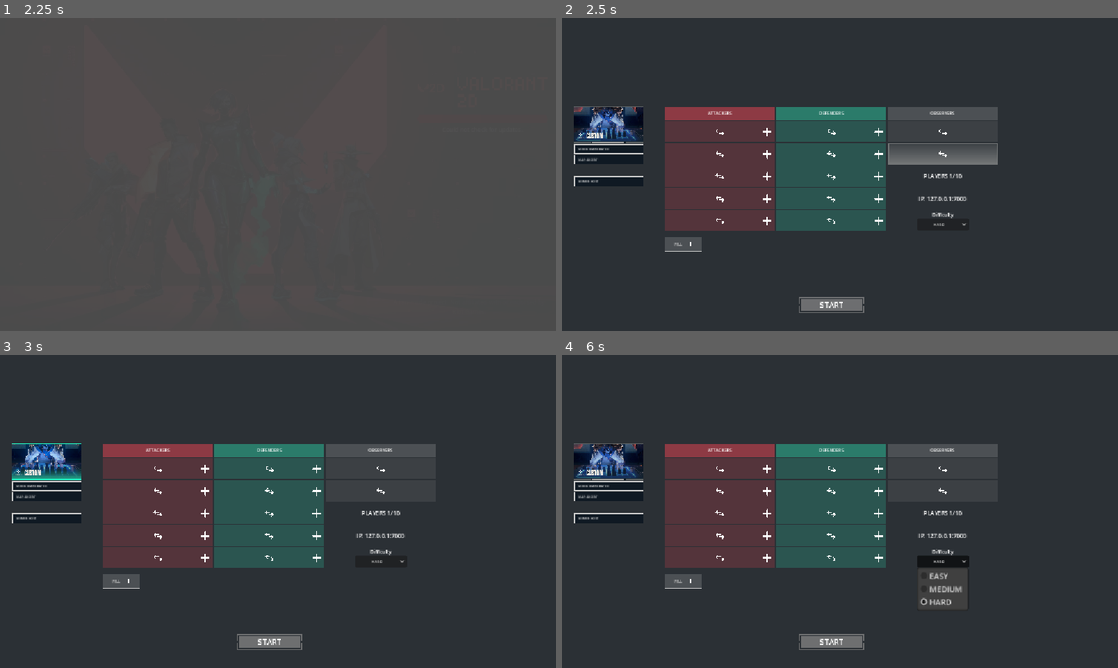
Above: before the commit, frames 1-4 (two rows, left to right).
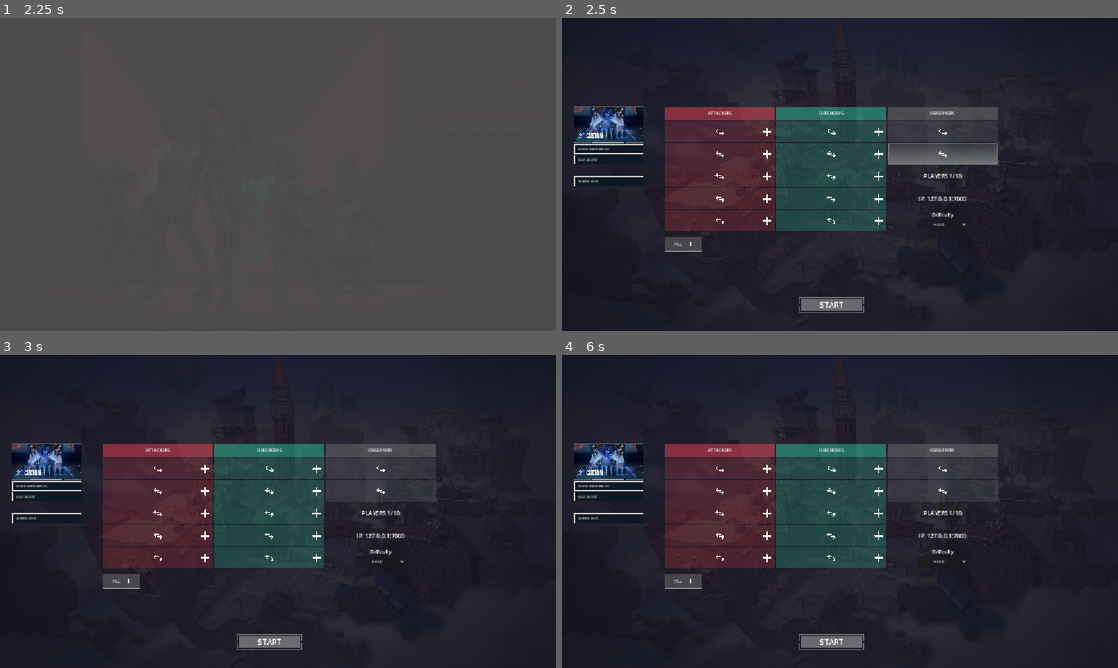
Above: after the commit, the same moments.

Repository: TerryADV/valorant-2d
Game: Godot game, scene res://scenes/ui/main_menu.tscn
Two runs of this game, one before a commit and one after it. Both use one fixed random seed, a clock stepped at 60 frames per second and the inputs below. Sound files missing from this copy of the repository are replaced by a short silence.
Inputs (mouse positions are in pixels of both pictures, inside the frame that each line leads up to):
- Up to frame 1 (2.25 s): click (72, 111) at 0.52 s; type "Alex" at 0.6 s; click (72, 262) at 1.25 s; tap Enter at 2 s; move the mouse to (400, 158) at 2.02 s; hold D (move_right) from 2.03 s (still down); hold C (ability_slot_1) from 2.03 s (still down); click (400, 158) at 2.17 s
- Up to frame 2 (2.5 s): keep holding D (move_right); keep holding C (ability_slot_1); tap B (shop) at 2.27 s
- Up to frame 3 (3 s): release D (move_right) at 2.75 s; release C (ability_slot_1) at 2.75 s; click (44, 461) at 2.75 s
- Up to frame 4 (6 s): click "MODE: DEATHMATCH" at 3.5 s; click "MAP: ASCENT" at 4.25 s; click "ASCENT" at 5 s; click "HARD" at 5.75 s

Frame 1 is identical in both runs. In frame 2, 6.2% of the frame differs, in the area x 0-100%, y 0-100%; in frame 3, 8.1%; in frame 4, 7.9%.

Commit message:
Background main menu

Diff:
--- a/scenes/maps/ascent.tscn
+++ b/scenes/maps/ascent.tscn
@@ -362,6 +362,9 @@
 cull_mode = 2
 polygon = PackedVector2Array(2, -4.5, -2, -4.5, -2, 4.5, 2, 4.5)
 
+[sub_resource type="CanvasItemMaterial" id="CanvasItemMaterial_rund2"]
+light_mode = 2
+
 [sub_resource type="Gradient" id="Gradient_uvjy3"]
 offsets = PackedFloat32Array(1)
 colors = PackedColorArray(0.2509804, 0.2509804, 0.2509804, 1)
@@ -1048,6 +1051,8 @@
 occluder = SubResource("OccluderPolygon2D_ihb60")
 
 [node name="Sprite2D" type="Sprite2D" parent="Background/Breakable objects/Door B" unique_id=2090187578]
+visibility_layer = 2
+material = SubResource("CanvasItemMaterial_rund2")
 position = Vector2(-2.0000024, 0)
 scale = Vector2(3.9999998, 9.000004)
 texture = SubResource("GradientTexture1D_w07y7")
--- a/scenes/ui/main_menu.tscn
+++ b/scenes/ui/main_menu.tscn
@@ -25,6 +25,7 @@
 [ext_resource type="Texture2D" uid="uid://b8ymc3seijd6t" path="res://assets/ui/main/custom/start_hover.png" id="17_4ovp2"]
 [ext_resource type="Texture2D" uid="uid://bf6x0rvdlgjpc" path="res://assets/ui/main/custom/start_disable.png" id="18_1mexh"]
 [ext_resource type="Script" uid="uid://cex1gtxx0i5be" path="res://scripts/ui/main_menu_players.gd" id="19_players"]
+[ext_resource type="Texture2D" uid="uid://c4ahtmq0dljbd" path="res://assets/ui/maps/ascent.png" id="25_1mexh"]
 
 [sub_resource type="StyleBoxFlat" id="StyleBoxFlat_g4v7s"]
 content_margin_left = 5.0
@@ -1764,8 +1765,22 @@
 grow_horizontal = 2
 grow_vertical = 2
 mouse_filter = 2
-color = Color(0.16862746, 0.1882353, 0.20784314, 1)
+color = Color(0.0077999993, 0.015630005, 0.06, 0.7058824)
 metadata/_edit_lock_ = true
+
+[node name="TextureRect" type="TextureRect" parent="Main/Background" unique_id=815930857]
+modulate = Color(1, 1, 1, 0.49019608)
+z_index = -11
+texture_filter = 1
+layout_mode = 1
+anchors_preset = 15
+anchor_right = 1.0
+anchor_bottom = 1.0
+grow_horizontal = 2
+grow_vertical = 2
+texture = ExtResource("25_1mexh")
+expand_mode = 3
+stretch_mode = 5
 
 [node name="TextureRect" type="TextureRect" parent="." unique_id=1083444329]
 visible = false
--- a/scripts/network/network_skirmish_service.gd
+++ b/scripts/network/network_skirmish_service.gd
@@ -297,18 +297,18 @@
 	if team == -1:
 		if position >= 2:
 			return
-		var assignments: Dictionary = _manager.get("skirmish_team_assignments")
-		var positions: Dictionary = _manager.get("skirmish_position_assignments")
-		for assigned_peer in positions:
+		var observer_assignments: Dictionary = _manager.get("skirmish_team_assignments")
+		var observer_positions: Dictionary = _manager.get("skirmish_position_assignments")
+		for assigned_peer in observer_positions:
 			if (
 				int(assigned_peer) != peer_id
-				and int(assignments.get(int(assigned_peer), -2)) == -1
-				and int(positions[assigned_peer]) == position
+				and int(observer_assignments.get(int(assigned_peer), -2)) == -1
+				and int(observer_positions[assigned_peer]) == position
 			):
 				return
-		assignments[peer_id] = -1
-		positions[peer_id] = position
-		_manager.emit_signal("skirmish_teams_changed", assignments.duplicate(true))
+		observer_assignments[peer_id] = -1
+		observer_positions[peer_id] = position
+		_manager.emit_signal("skirmish_teams_changed", observer_assignments.duplicate(true))
 		if _manager.call("is_networked") and _manager.get_multiplayer().is_server():
 			_sync_teams()
 		return
--- a/scripts/ui/hud_deathmatch_display.gd
+++ b/scripts/ui/hud_deathmatch_display.gd
@@ -290,16 +290,16 @@
 			):
 				continue
 			var agent := NetworkManager.find_player(peer_id) as BaseAgent
-			var fallback_agent_data := NetworkManager.get_agent_data(
+			var player_fallback_agent_data := NetworkManager.get_agent_data(
 				str(NetworkManager.get("selected_agent_id"))
 			) as AgentData
-			var sprite: Texture2D
+			var player_sprite: Texture2D
 			if agent and agent.agent_data:
-				sprite = agent.agent_data.agent_sprite
-			elif fallback_agent_data:
-				sprite = fallback_agent_data.agent_sprite
+				player_sprite = agent.agent_data.agent_sprite
+			elif player_fallback_agent_data:
+				player_sprite = player_fallback_agent_data.agent_sprite
 			participants.append(
-				_make_team_participant(peer_id, agent, sprite, agent != null and agent == player)
+				_make_team_participant(peer_id, agent, player_sprite, agent != null and agent == player)
 			)
 		var dummy_key := "%d:%d" % [team_id, slot_index]
 		var dummy_index := ordered_dummy_keys.find(dummy_key)
@@ -312,15 +312,15 @@
 				if child is BaseAgent and child.is_ai_dummy and child.get_deathmatch_id() == dummy_id:
 					dummy = child as BaseAgent
 					break
-		var fallback_agent_data := BaseAgent.AVAILABLE_AGENTS[
+		var dummy_fallback_agent_data := BaseAgent.AVAILABLE_AGENTS[
 				posmod(dummy_index, BaseAgent.AVAILABLE_AGENTS.size())
 			] as AgentData
-		var sprite: Texture2D = (
+		var dummy_sprite: Texture2D = (
 			dummy.agent_data.agent_sprite
 			if dummy and dummy.agent_data
-			else fallback_agent_data.agent_sprite
-		)
-		participants.append(_make_team_participant(dummy_id, dummy, sprite, false))
+			else dummy_fallback_agent_data.agent_sprite
+		)
+		participants.append(_make_team_participant(dummy_id, dummy, dummy_sprite, false))
 	return participants
 
 func _make_team_participant(
--- a/scripts/ui/main_menu.gd
+++ b/scripts/ui/main_menu.gd
@@ -231,10 +231,23 @@
 	var result: Dictionary = await _game_update_service.check_and_download_update(installed_version)
 	_update_notice = str(result.get("message", ""))
 	loading_info.text = _update_notice
-	if result.get("status", "") != "downloaded":
+	if result.get("status", "") == "downloaded" and _restart_after_update():
+		return
+	if result.get("status", "") != "downloaded" or Engine.is_editor_hint():
 		loading_bar.value = 0.0
-	loading_bar_label.hide()
+		loading_bar_label.hide()
 	_load_selected_map_resources()
+
+func _restart_after_update() -> bool:
+	if Engine.is_editor_hint():
+		return false
+	var executable_path := OS.get_executable_path()
+	var process_id := OS.create_process(executable_path, PackedStringArray())
+	if process_id == -1:
+		push_error("Could not restart the game after downloading the update.")
+		return false
+	get_tree().quit()
+	return true
 
 func _on_update_download_progress(bytes_received: int, total_bytes: int) -> void:
 	loading_bar_label.show()
Binary file added: assets/ui/maps/ascent.png
Not shown, added: assets/ui/maps/ascent.png.import
Not shown, changed: export_presets.cfg
Not shown, added: versions/valorant2d-patch.pck
